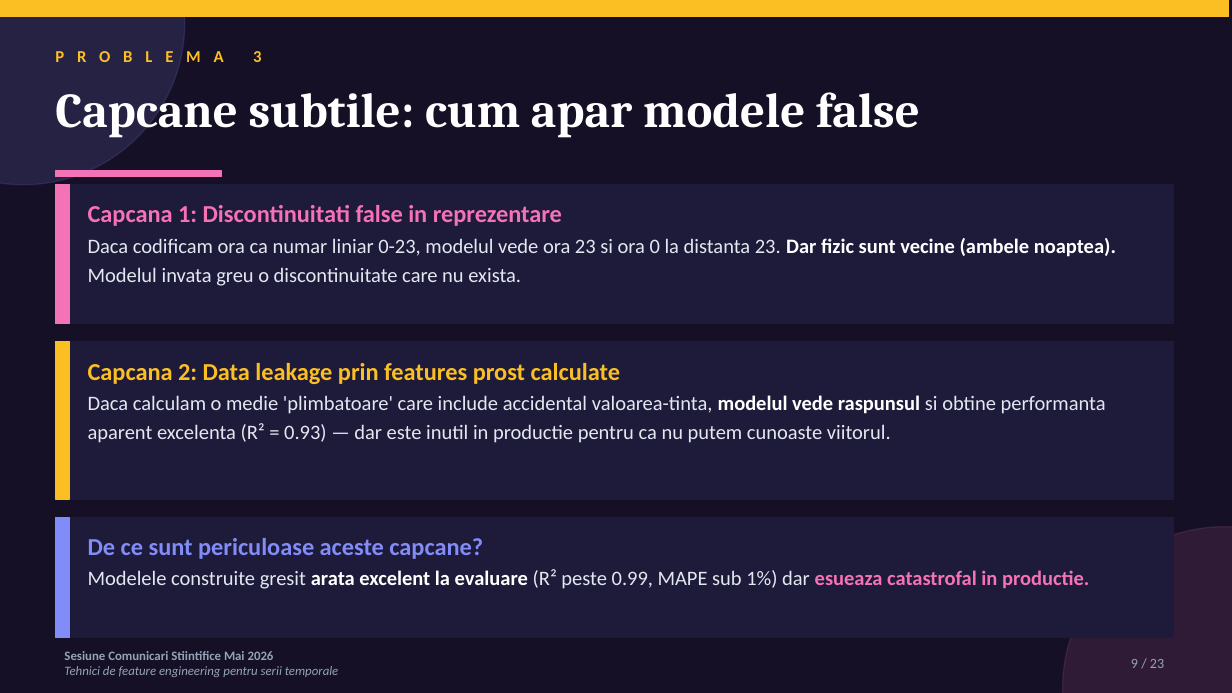
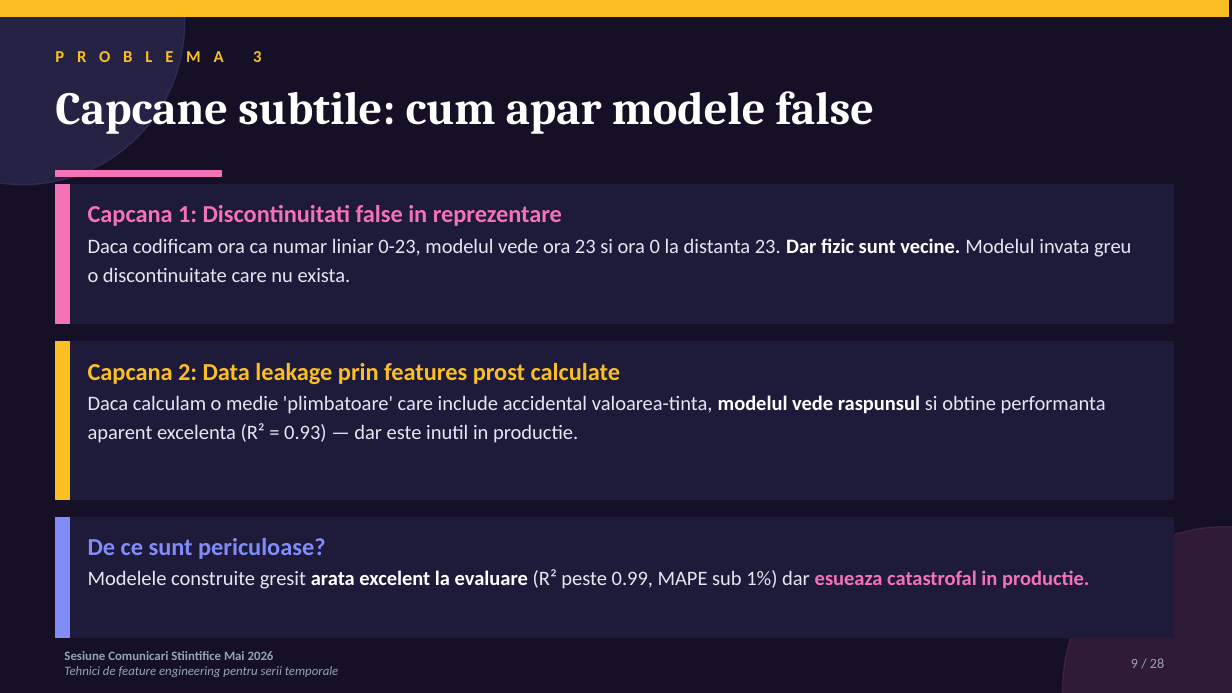
Before and after one commit to diana-nenu/Disertatie_AI_Platform, a slide deck: slide 9 of docs/SCSS/SCSS_FeatureEngineering_Diana_Nenu.pptx. Drawn at 1232x693 pixels with LibreOffice and Linux fonts; fonts in the diff are those of the drawing. Boxes give left, top, right and bottom in pixels: in the first picture for what was removed or moved away, otherwise in the second. Text is boxed around its words. In the diff, an @@ line names an element or a change of style, - is before the commit and + after.

```diff
--- a/docs/SCSS/SCSS_FeatureEngineering_Diana_Nenu.pptx
+++ b/docs/SCSS/SCSS_FeatureEngineering_Diana_Nenu.pptx
@@ text "Capcane subtile: cum apar modele ..." at (55,91,874,134): size 38 to 36 pt @@
@@ text at (88,205,1131,282): text changed @@
-Capcana 1: Discontinuitati false in reprezentare
-Daca codificam ora ca numar liniar 0-23, modelul vede ora 23 si ora 0 la distanta 23. Dar fizic sunt vecine (ambele noaptea). Modelul invata greu o discontinuitate care nu exista.
+Capcana 1: Discontinuitati false in reprezentare
+Daca codificam ora ca numar liniar 0-23, modelul vede ora 23 si ora 0 la distanta 23. Dar fizic sunt vecine. Modelul invata greu o discontinuitate care nu exista.
@@ text at (88,363,1106,443): text changed @@
-Capcana 2: Data leakage prin features prost calculate
-Daca calculam o medie 'plimbatoare' care include accidental valoarea-tinta, modelul vede raspunsul si obtine performanta aparent excelenta (R² = 0.93) — dar este inutil in productie pentru ca nu putem cunoaste viitorul.
+Capcana 2: Data leakage prin features prost calculate
+Daca calculam o medie 'plimbatoare' care include accidental valoarea-tinta, modelul vede raspunsul si obtine performanta aparent excelenta (R² = 0.93) — dar este inutil in productie.
@@ text at (88,538,1089,589): text changed @@
-De ce sunt periculoase aceste capcane?
-Modelele construite gresit arata excelent la evaluare (R² peste 0.99, MAPE sub 1%) dar esueaza catastrofal in productie.
+De ce sunt periculoase?
+Modelele construite gresit arata excelent la evaluare (R² peste 0.99, MAPE sub 1%) dar esueaza catastrofal in productie.
@@ text at (1131,658,1164,668): text changed @@
-9 / 23
+9 / 28
```
Also in this commit, not shown: 17 other slides changed, 9 slides added, 4 slides removed, 4 other files.
